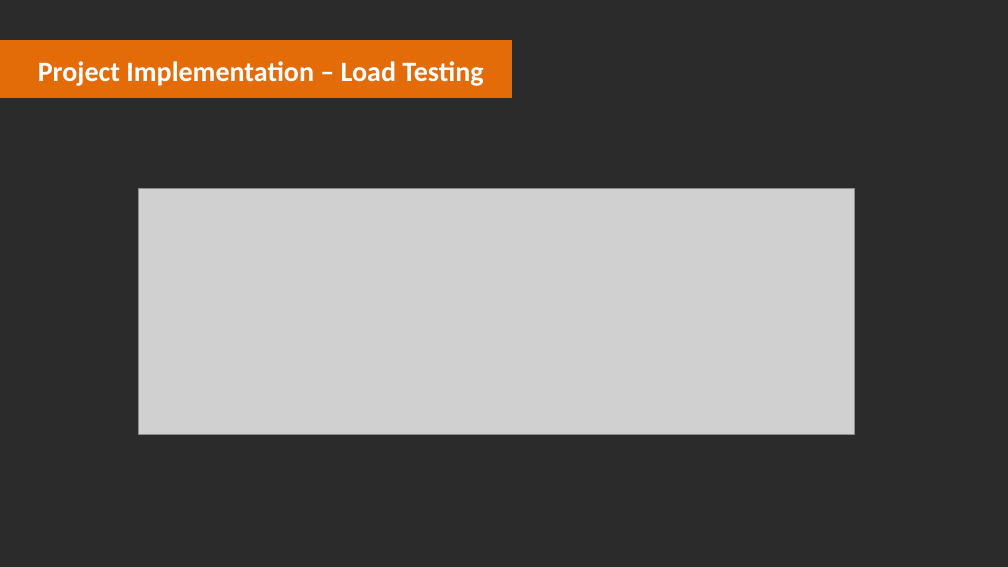
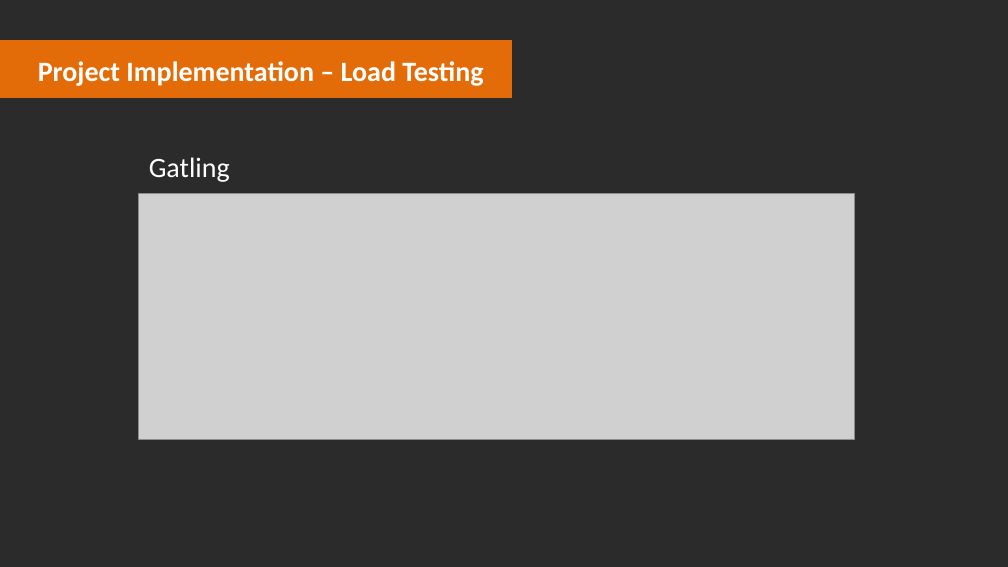
Before and after one commit to kinyang007/CSYE7200_Team5, a slide deck: slide 10 of Final_Presentation_Team_5 .pptx. Drawn at 1008x567 pixels with LibreOffice and Linux fonts; fonts in the diff are those of the drawing; grey boxes stand for pictures; background and template pictures are left out; a plain dark background stands for a picture behind light text. Boxes give left, top, right and bottom in pixels: in the first picture for what was removed or moved away, otherwise in the second. Text is boxed around its words. In the diff, an @@ line names an element or a change of style, - is before the commit and + after.

```diff
--- a/Final_Presentation_Team_5 .pptx
+++ b/Final_Presentation_Team_5 .pptx
@@ text added at [149,157,230,182], 20 pt, text #FFFFFF @@
+Gatling
@@ picture: place and size @@
-picture at [139,188,855,434]
+picture at [139,194,855,439]
```
Also in this commit, not shown: 8 other slides changed, 1 slide removed.
